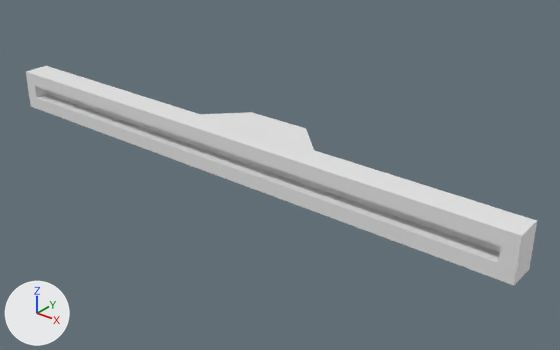
The FBX model Blender_Models/Deur_parts/Slider_Deur.fbx as it was, and as the next commit left it.
Both versions are drawn from a 50 mm camera at (6.54, -7.49, 4.28) aimed at (0.47, 0.11, -0.43). Lighting does not change. The marker at lower left points along +X, +Y and +Z. Where no turn or scale is listed for an object, it has been applied to the vertices. Vertices at the same position are counted once.

Script lines for the objects in view, before the commit:
```python
me_cube_001 = bpy.data.meshes.new('Cube.001')
me_cube_001.from_pydata(...)  # 351 vertices, 346 faces; spans x -4.2..4.2, y -0.65..0.65, z -0.3..0.3
ob_cube = bpy.data.objects.new('Cube', me_cube_001)
ob_cube.location = (0.0, 0.0, 0.0)
```
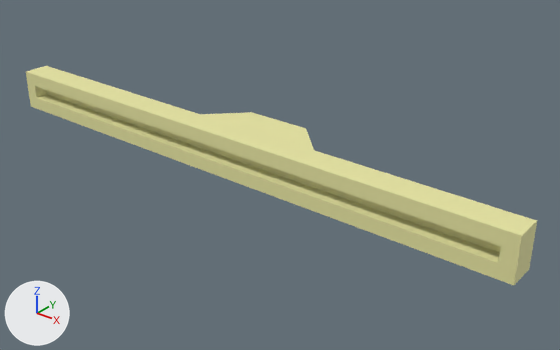
The newer file is also turned or shifted as a whole; pictures and numbers use the older file's frame.

Edits to the bpy script that builds the scene:
```text
Add mat_rood:
    mat_rood = principled_material('Rood')
    mat_rood.base_color = (1.0, 0.0, 0.0)  # red #ff0000
    mat_rood.roughness = 0.69
Add mat_basic_color:
    mat_basic_color = principled_material('Basic_Color')
    mat_basic_color.base_color = (0.8, 0.78, 0.361)  # beige #e7e5a2
    mat_basic_color.roughness = 0.69
Change me_cube_001:
    where me_cube_001.from_pydata(...)  # 351 vertices, 346 faces; spans x -4.2..4.2, y -0.65..0.65, z -0.3..0.3
    used by ob_cube; location = (0.0, 0.0, 0.0)
    me_cube_001 part 1: 182 of the faces centred in x -4.2..4.2, y -0.65..0.65, z -0.3..0.3 switch from no material to mat_basic_color (beige #e7e4a2)
    add me_cube_001.materials.append(mat_rood)  # red #ff0000
```

Pixel boxes (x1, y1, x2, y2) of what changed, in the pictures (560 x 350 px):
part 1 of me_cube_001, recoloured (grey to beige): (26, 66, 537, 285) in both
